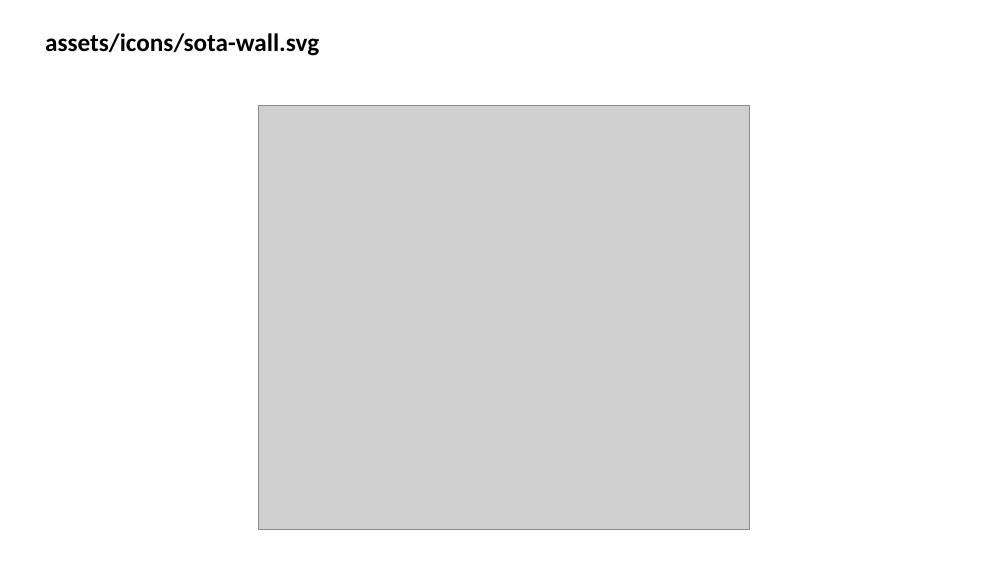
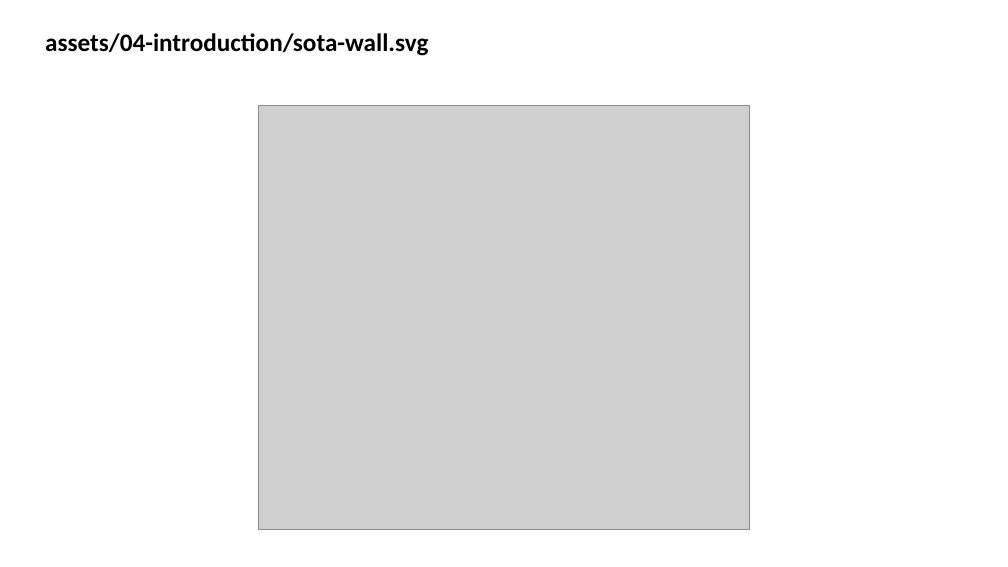
Before and after one commit to wdumontaud/slides_PUCPR, a slide deck: slide 4 of assets/illustrations.pptx. Drawn at 1008x567 pixels with LibreOffice and Linux fonts; fonts in the diff are those of the drawing; grey boxes stand for pictures. Boxes give left, top, right and bottom in pixels: in the first picture for what was removed or moved away, otherwise in the second. Text is boxed around its words. In the diff, an @@ line names an element or a change of style, - is before the commit and + after.

```diff
--- a/assets/illustrations.pptx
+++ b/assets/illustrations.pptx
@@ text at (x1=45, y1=33, x2=428, y2=56): text changed @@
-assets/icons/sota-wall.svg
+assets/04-introduction/sota-wall.svg
```
Also in this commit, not shown: 10 other slides changed, 1 other file.
